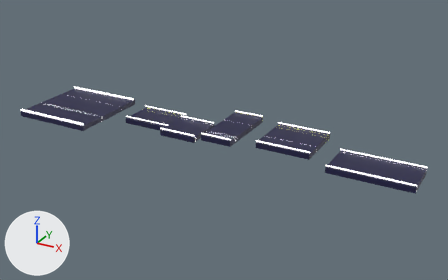
What one commit did to the Blender file Projet-NSI/Assets/Blender/niveaux/niveau1bis.blend.
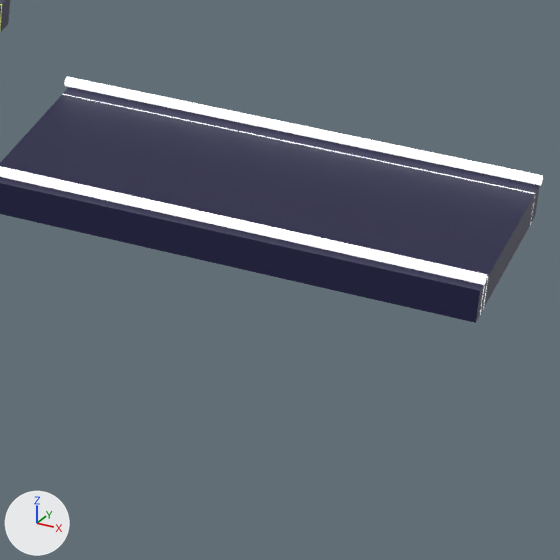
Each version appears first whole from a 50 mm camera at (75.8, -189.0, 88.8) aimed at (-24.4, -6.7, -2.3), and next in a close-up on the part from 73% to 96% of the width and 48% to 85% of the height. Every picture has the same lights, and +X, +Y and +Z are marked at lower left.

The older version as bpy lines, for what is in view:
```python
me_cube_001 = bpy.data.meshes.new('Cube.001')
me_cube_001.from_pydata(...)  # 32 vertices, 30 faces; spans x -1.87..1.0, y -1.68..-0.19, z -1.0..1.0
# faces by material slot: [18, 12]
me_cube_001.materials.append(mat_base)  # dark blue #1b1a44
me_cube_001.materials.append(mat_lumière)  # white #e7e7e7
me_cylindre = bpy.data.meshes.new('Cylindre')
me_cylindre.from_pydata(...)  # a 32-sided cylinder along z spanning x -0.3..0.3, y -0.3..0.3, z -15.0..15.0
me_cylindre.materials.append(mat_lumière)  # white #e7e7e7
me_cylindre_002 = bpy.data.meshes.new('Cylindre.002')
me_cylindre_002.from_pydata(...)  # a 32-sided cylinder along z spanning x -0.3..0.3, y -0.3..0.3, z -15.0..15.0
me_cylindre_002.materials.append(mat_lumière)  # white #e7e7e7
ob_cube_003 = bpy.data.objects.new('Cube.003', me_cube_001)
ob_cube_003.location = (36.84, 0.0, 0.0)
ob_cube_003.scale = (10.0, 10.0, 1.0)
ob_cylindre_001 = bpy.data.objects.new('Cylindre.001', me_cylindre)
ob_cylindre_001.location = (32.5, -2.25, 1.5)
ob_cylindre_001.rotation_euler = (1.571, 0.0, 1.571)  # degrees (90, 0, 90)
ob_cylindre_001.scale = (1.0, 1.0, 0.964)
ob_cylindre_002 = bpy.data.objects.new('Cylindre.002', me_cylindre_002)
ob_cylindre_002.location = (32.5, -16.35, 1.5)
ob_cylindre_002.rotation_euler = (1.571, 0.0, 1.571)  # degrees (90, 0, 90)
ob_cylindre_002.scale = (1.0, 1.0, 0.964)
```
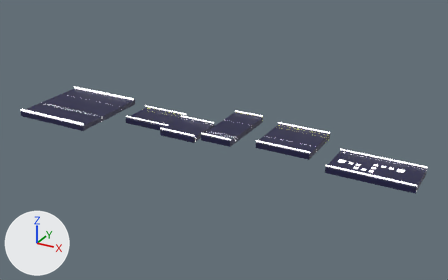
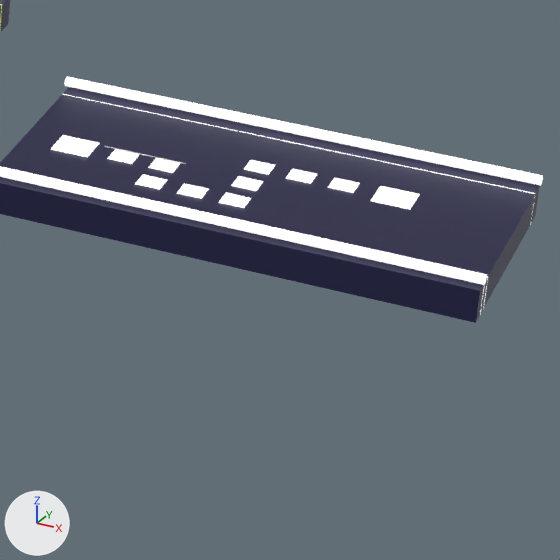
Commit message: chgt du niveau avec une épreuve finale

Boxes (x1, y1, x2, y2) around the edits, measured in the close-ups (560 x 560 px):
'Cube.007', added
    after: (371, 186, 420, 210)
'Cube.016', added
    after: (51, 135, 99, 157)
'Cube.011', added
    after: (218, 193, 251, 208)
'Cube.012', added
    after: (177, 183, 209, 199)
'Cube.008', added
    after: (328, 178, 360, 193)
'Cube.010', added
    after: (231, 176, 264, 191)
'Cube.013', added
    after: (135, 174, 167, 190)
'Cube.009', added
    after: (286, 169, 317, 184)
'Cube.006', added
    after: (244, 160, 275, 175)
'Cube.014', added
    after: (148, 158, 180, 173)
'Cube.015', added
    after: (107, 149, 140, 164)
'Cube.017', added
    after: (104, 146, 186, 164)

What changed in the scene script:
```text
Add ob_cube_017:
    ob_cube_017 = bpy.data.objects.new('Cube.017', me_cube_022)  # a box spanning x -1.0..1.0, y -1.0..1.0, z -1.0..1.0
    ob_cube_017.location = (25.34, -9.08, 0.96)
    ob_cube_017.scale = (2.5, 0.05, 0.05)
Add ob_cube_016:
    ob_cube_016 = bpy.data.objects.new('Cube.016', me_cube_018)  # a box spanning x -1.0..1.0, y -1.0..1.0, z -1.0..1.0; in mat_lumière (white #e7e7e7)
    ob_cube_016.location = (21.34, -10.08, 1.09)
    ob_cube_016.scale = (1.15, 1.15, 0.000322)
Add ob_cube_015:
    ob_cube_015 = bpy.data.objects.new('Cube.015', me_cube_017)  # a box spanning x -1.0..1.0, y -1.0..1.0, z -1.0..1.0; in mat_lumière (white #e7e7e7)
    ob_cube_015.location = (24.34, -10.08, 1.09)
    ob_cube_015.scale = (0.75, 0.75, 0.000273)
Add ob_cube_014:
    ob_cube_014 = bpy.data.objects.new('Cube.014', me_cube_016)  # a box spanning x -1.0..1.0, y -1.0..1.0, z -1.0..1.0; in mat_lumière (white #e7e7e7)
    ob_cube_014.location = (26.84, -10.08, 1.09)
    ob_cube_014.scale = (0.75, 0.75, 0.000273)
Add ob_cube_013:
    ob_cube_013 = bpy.data.objects.new('Cube.013', me_cube_015)  # a box spanning x -1.0..1.0, y -1.0..1.0, z -1.0..1.0; in mat_lumière (white #e7e7e7)
    ob_cube_013.location = (26.84, -12.58, 1.09)
    ob_cube_013.scale = (0.75, 0.75, 0.000273)
Add ob_cube_012:
    ob_cube_012 = bpy.data.objects.new('Cube.012', me_cube_014)  # a box spanning x -1.0..1.0, y -1.0..1.0, z -1.0..1.0; in mat_lumière (white #e7e7e7)
    ob_cube_012.location = (29.34, -12.58, 1.09)
    ob_cube_012.scale = (0.75, 0.75, 0.000273)
Add ob_cube_011:
    ob_cube_011 = bpy.data.objects.new('Cube.011', me_cube_013)  # a box spanning x -1.0..1.0, y -1.0..1.0, z -1.0..1.0; in mat_lumière (white #e7e7e7)
    ob_cube_011.location = (31.84, -12.58, 1.09)
    ob_cube_011.scale = (0.75, 0.75, 0.000273)
Add ob_cube_010:
    ob_cube_010 = bpy.data.objects.new('Cube.010', me_cube_012)  # a box spanning x -1.0..1.0, y -1.0..1.0, z -1.0..1.0; in mat_lumière (white #e7e7e7)
    ob_cube_010.location = (31.84, -10.08, 1.09)
    ob_cube_010.scale = (0.75, 0.75, 0.000273)
Add ob_cube_006:
    ob_cube_006 = bpy.data.objects.new('Cube.006', me_cube_011)  # a box spanning x -1.0..1.0, y -1.0..1.0, z -1.0..1.0; in mat_lumière (white #e7e7e7)
    ob_cube_006.location = (31.84, -7.58, 1.09)
    ob_cube_006.scale = (0.75, 0.75, 0.000273)
Add ob_cube_009:
    ob_cube_009 = bpy.data.objects.new('Cube.009', me_cube_010)  # a box spanning x -1.0..1.0, y -1.0..1.0, z -1.0..1.0; in mat_lumière (white #e7e7e7)
    ob_cube_009.location = (34.34, -7.58, 1.09)
    ob_cube_009.scale = (0.75, 0.75, 0.000273)
Add ob_cube_008:
    ob_cube_008 = bpy.data.objects.new('Cube.008', me_cube_009)  # a box spanning x -1.0..1.0, y -1.0..1.0, z -1.0..1.0; in mat_lumière (white #e7e7e7)
    ob_cube_008.location = (36.84, -7.58, 1.09)
    ob_cube_008.scale = (0.75, 0.75, 0.000322)
Add ob_cube_007:
    ob_cube_007 = bpy.data.objects.new('Cube.007', me_cube_008)  # a box spanning x -1.0..1.0, y -1.0..1.0, z -1.0..1.0; in mat_lumière (white #e7e7e7)
    ob_cube_007.location = (39.84, -7.58, 1.0)
    ob_cube_007.scale = (1.15, 1.15, 0.000322)
```
